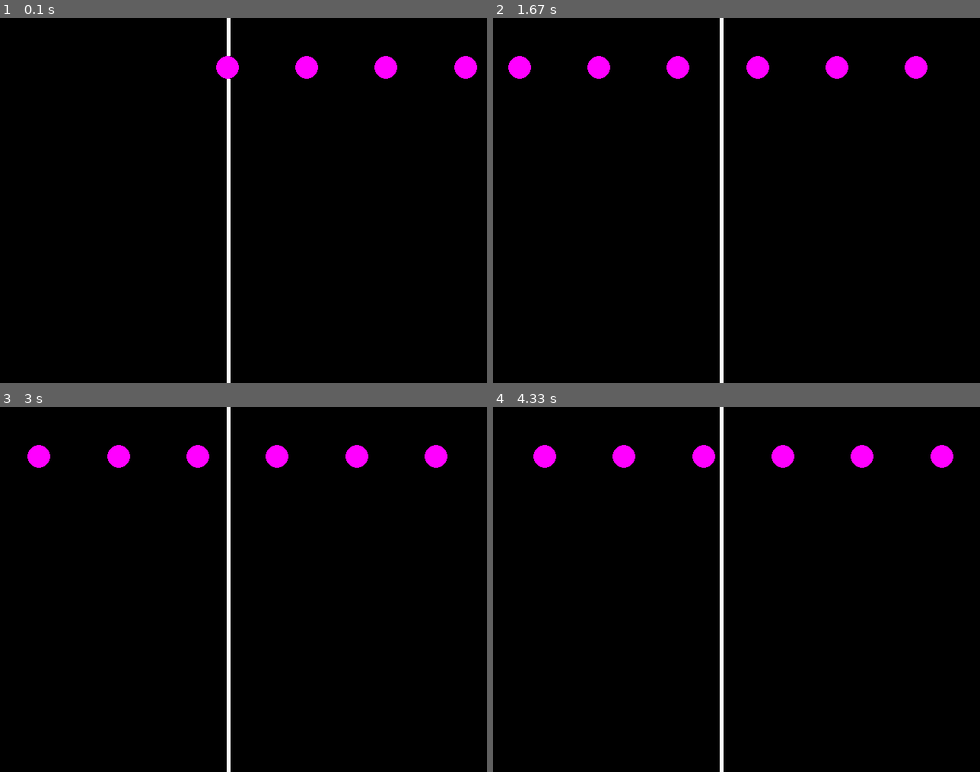
Above: before the commit, frames 1-4 (two rows, left to right).
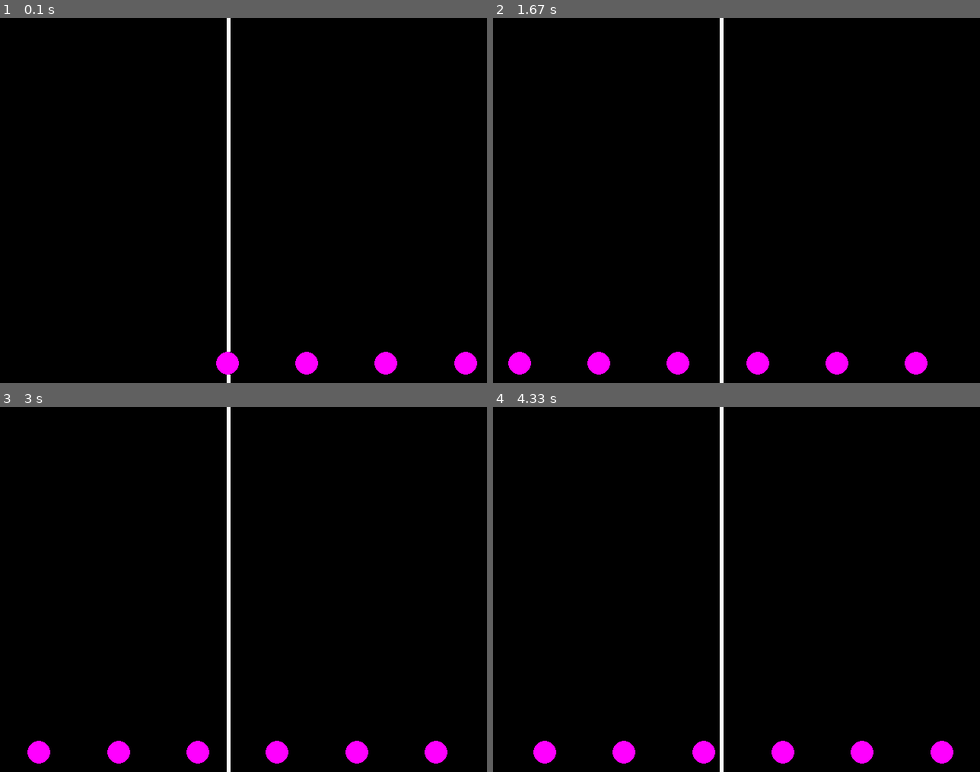
Above: after the commit, the same moments.

Repository: BasselR/MIDI-Visualizer
Game: pygame game, started from drawing.py
Two runs of this game, one before a commit and one after it. Both use one fixed random seed, a clock stepped at 60 frames per second and the inputs below.
Inputs:
- Up to frame 1 (0.1 s): no input
- Up to frame 2 (1.67 s): tap E at 0.33, 0.67, 1.07, 1.37 s
- Up to frame 3 (3 s): tap E at 1.9, 2.4 s
- Up to frame 4 (4.33 s): no input

The runs differ from the first frame. In frame 1, 1.8% of the frame differs, in the area x 44-98%, y 10-98%; in frame 2, 2.7%, in the area x 3-90%, y 10-98%; in frame 3, 2.7%; in frame 4, 2.7%.

Commit message:
Added varying note height based on MIDI pitch

Diff:
--- a/drawing.py
+++ b/drawing.py
@@ -52,10 +52,22 @@
 jsonIntro.jsonInit()
 
 balls = []
+maxMidi = globalVars.noteList[0]["midi"]
+minMidi = globalVars.noteList[0]["midi"]
+
+for note in globalVars.noteList:
+    if note["midi"] > maxMidi:
+        maxMidi = note["midi"]
+    if note["midi"] < minMidi:
+        minMidi = note["midi"]
+
+diff = maxMidi - minMidi
 
 for note in globalVars.noteList:
     #Ball's x position = starting time * 200 pixels
-    balls.append(Ball((note["time"] * 200) + 300, 50)) #need to add offset: a note that has "time" == 0 will start at x = 0 -- left side of screen
+    balls.append(Ball((note["time"] * 200) + 300, 440 - ((maxMidi - note["midi"]) / diff)))
+    print(note["midi"], 440 - ((maxMidi - note["midi"]) / diff))
+    #print(diff)
 
 pygame.mixer.music.play()
 
